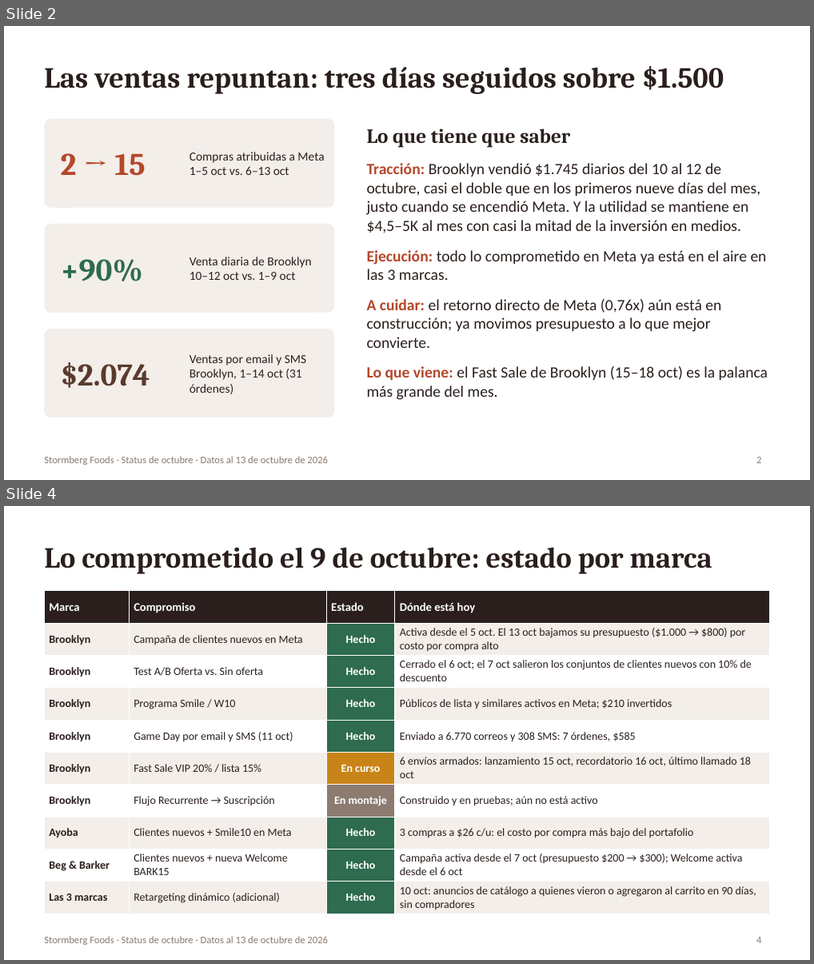
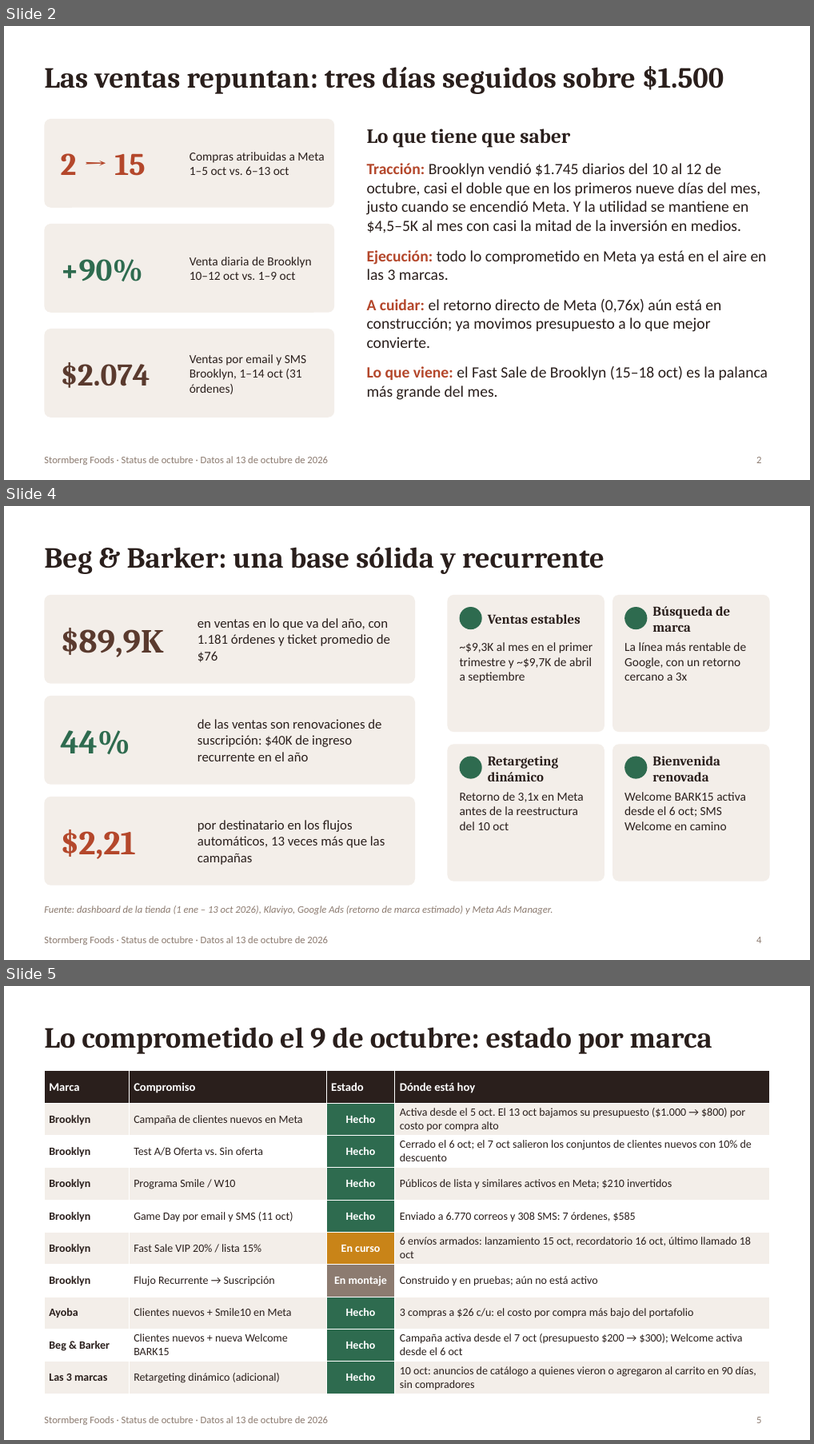
Before and after one commit to YamiCRebold/Stormberg2026, a slide deck: status_ceo/Stormberg_Status_CEO_Oct2026_ES.pptx. Shown one above the other, each under a label of ours: slides 2 and 4 before the commit, slides 2, 4 and 5 after it; the slides between them are not shown. The pictures are 814x964 and 814x1444 pixels, drawn with LibreOffice and Linux fonts; fonts in the diff are those of the drawing. Boxes give left, top, right and bottom in pixels: in the first picture for what was removed or moved away, otherwise in the second. Text is boxed around its words. In the diff, an @@ line names an element or a change of style, - is before the commit and + after.

```diff
--- a/status_ceo/Stormberg_Status_CEO_Oct2026_ES.pptx
+++ b/status_ceo/Stormberg_Status_CEO_Oct2026_ES.pptx
@@ slide 4 added at box(4, 506, 810, 960), background #FFFFFF; not listed: 1 template element that a slide beside it also shows @@
@@ title added at box(44, 547, 605, 574), 26 pt, text #2A1F1C, bold @@
+Beg & Barker: una base sólida y recurrente
@@ rounded rectangle added at box(44, 595, 415, 684), fill #F3EEE9 @@
@@ rounded rectangle added at box(447, 595, 605, 732), fill #F3EEE9 @@
@@ rounded rectangle added at box(613, 595, 770, 732), fill #F3EEE9 @@
@@ text added at box(198, 618, 390, 662), 12 pt, text #2A1F1C @@
+en ventas en lo que va del año, con 1.181 órdenes y ticket promedio de $76
@@ ellipse added at box(460, 607, 482, 629), fill #2E6B4F @@
@@ text added at box(488, 614, 581, 624), 12 pt, text #2A1F1C, bold @@
+Ventas estables
@@ ellipse added at box(625, 607, 647, 629), fill #2E6B4F @@
@@ text added at box(653, 606, 730, 632), 12 pt, text #2A1F1C, bold @@
+Búsqueda de marca
@@ text added at box(61, 628, 164, 657), 30 pt, text #5A3A2E, bold @@
+$89,9K
@@ text added at box(460, 642, 593, 683), 11 pt, text #2A1F1C @@
+~$9,3K al mes en el primer trimestre y ~$9,7K de abril a septiembre
@@ text added at box(625, 642, 746, 680), 11 pt, text #2A1F1C @@
+La línea más rentable de Google, con un retorno cercano a 3x
@@ rounded rectangle added at box(44, 696, 415, 784), fill #F3EEE9 @@
@@ text added at box(198, 719, 382, 761), 12 pt, text #2A1F1C @@
+de las ventas son renovaciones de suscripción: $40K de ingreso recurrente en el año
@@ text added at box(61, 730, 130, 754), 30 pt, text #2E6B4F, bold @@
+44%
@@ rounded rectangle added at box(447, 744, 605, 881), fill #F3EEE9 @@
@@ rounded rectangle added at box(613, 744, 770, 881), fill #F3EEE9 @@
@@ ellipse added at box(460, 756, 482, 779), fill #2E6B4F @@
@@ text added at box(488, 756, 558, 781), 12 pt, text #2A1F1C, bold @@
+Retargeting dinámico
@@ ellipse added at box(625, 756, 647, 779), fill #2E6B4F @@
@@ text added at box(653, 756, 721, 781), 12 pt, text #2A1F1C, bold @@
+Bienvenida renovada
@@ text added at box(460, 792, 584, 830), 11 pt, text #2A1F1C @@
+Retorno de 3,1x en Meta antes de la reestructura del 10 oct
@@ text added at box(625, 792, 746, 830), 11 pt, text #2A1F1C @@
+Welcome BARK15 activa desde el 6 oct; SMS Welcome en camino
@@ rounded rectangle added at box(44, 796, 415, 885), fill #F3EEE9 @@
@@ text added at box(61, 829, 136, 859), 30 pt, text #B4472B, bold @@
+$2,21
@@ text added at box(198, 820, 385, 864), 12 pt, text #2A1F1C @@
+por destinatario en los flujos automáticos, 13 veces más que las campañas
@@ text added at box(44, 905, 553, 914), 9 pt, text #8C7B70, italic @@
+Fuente: dashboard de la tienda (1 ene – 13 oct 2026), Klaviyo, Google Ads (retorno de marca estimado) y Meta Ads Manager.
@@ page number added at box(757, 936, 762, 943), 9 pt, text #8C7B70 @@
+4
@@ what was slide 4 is now slide 5 @@
@@ page number at box(757, 1416, 762, 1423): text changed @@
-4
+5
```
Also in this commit, not shown: 3 slides changed, 1 other file.
